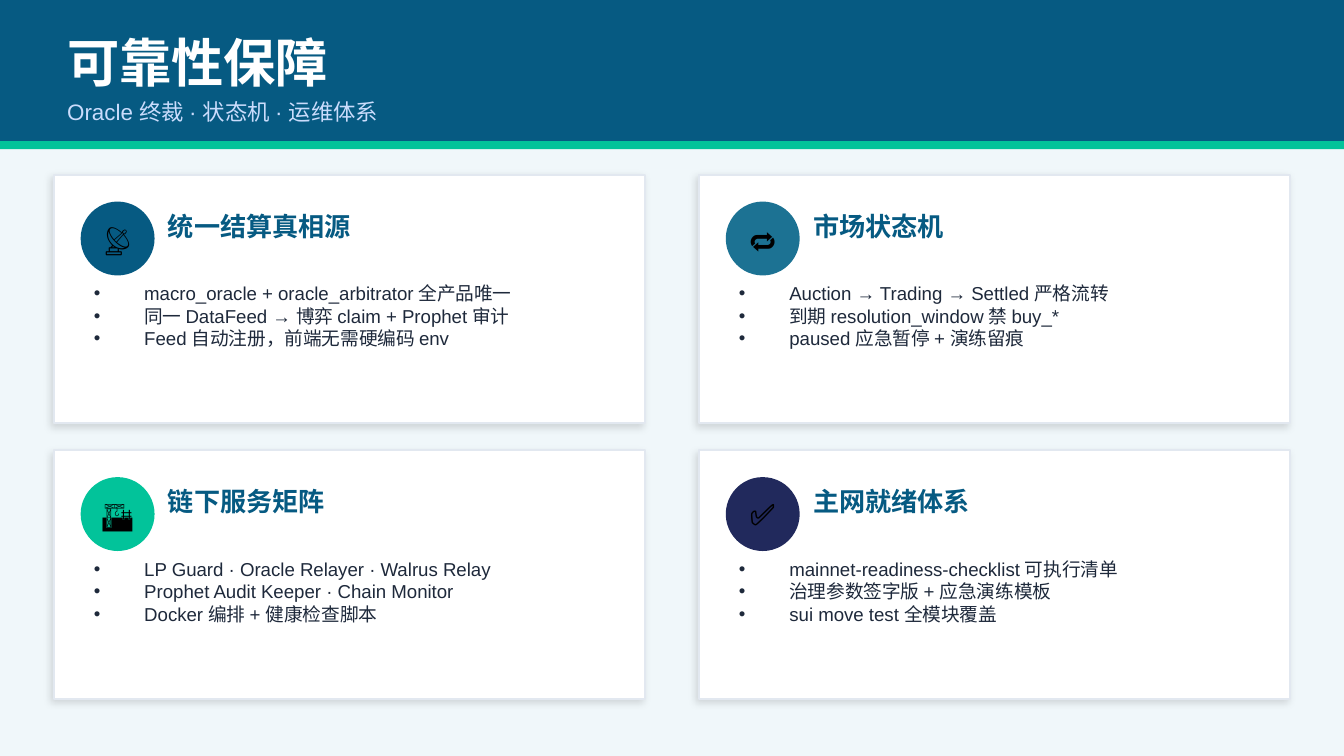
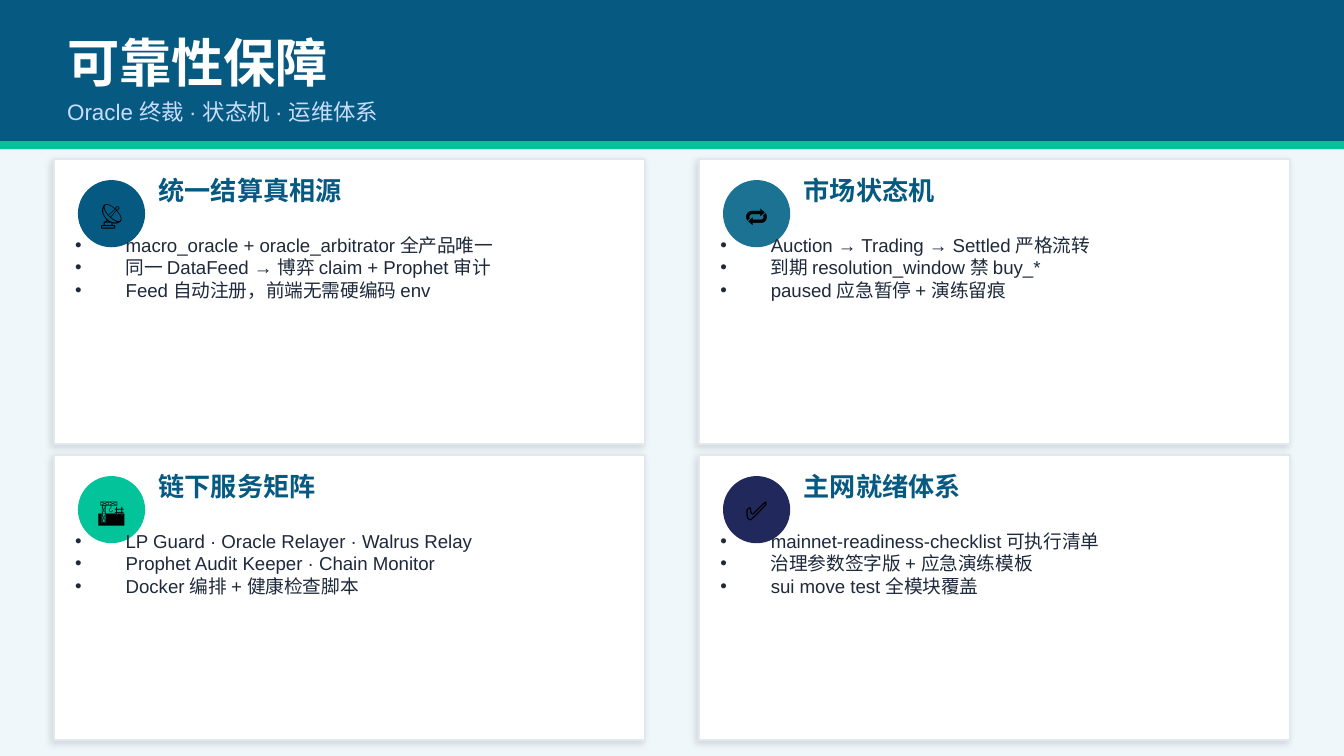
Before and after one commit to bamaao/x-market, a slide deck: slide 9 of docs/presentations/X-Market-Sui-Overview.zh.pptx (slide 10 before the commit). Drawn at 1344x756 pixels with LibreOffice and Linux fonts; fonts in the diff are those of the drawing. Boxes give left, top, right and bottom in pixels: in the first picture for what was removed or moved away, otherwise in the second. Text is boxed around its words. In the diff, an @@ line names an element or a change of style, - is before the commit and + after.

```diff
--- a/docs/presentations/X-Market-Sui-Overview.zh.pptx
+++ b/docs/presentations/X-Market-Sui-Overview.zh.pptx
@@ rectangle: place and size @@
-rectangle at (54, 175, 645, 423)
+rectangle at (54, 159, 645, 444)
@@ text "统一结算真相源": place and size @@
-text "统一结算真相源" at (168, 213, 351, 239)
+text "统一结算真相源" at (159, 177, 342, 203)
@@ rectangle: place and size @@
-rectangle at (699, 175, 1290, 423)
+rectangle at (699, 159, 1290, 444)
@@ vertical alignment middle to top in 4 elements at (159, 473, 316, 499), (804, 473, 961, 499), (159, 177, 342, 203), (804, 177, 935, 203) @@
@@ text "市场状态机": place and size @@
-text "市场状态机" at (813, 213, 944, 239)
+text "市场状态机" at (804, 177, 935, 203)
@@ ellipse: place and size @@
-ellipse at (81, 202, 155, 276)
+ellipse at (78, 180, 145, 247)
@@ text "📡": place and size @@
-text "📡" at (81, 202, 155, 276)
+text "📡" at (78, 180, 145, 247)
@@ size 16 to 14 pt in 4 elements at (78, 476, 145, 543), (723, 476, 790, 543), (78, 180, 145, 247), (723, 180, 790, 247) @@
@@ ellipse: place and size @@
-ellipse at (726, 202, 800, 276)
+ellipse at (723, 180, 790, 247)
@@ text "🔁": place and size @@
-text "🔁" at (726, 202, 800, 276)
+text "🔁" at (723, 180, 790, 247)
@@ text "macro_oracle + oracle_arbitrator 全产品唯一": place and size @@
-text "macro_oracle + oracle_arbitrator 全产品唯一" at (144, 284, 512, 347)
+text "macro_oracle + oracle_arbitrator 全产品唯一" at (126, 236, 493, 299)
@@ text "Auction → Trading → Settled ...": place and size @@
-text "Auction → Trading → Settled ..." at (789, 284, 1108, 349)
+text "Auction → Trading → Settled ..." at (771, 236, 1090, 301)
@@ rectangle: place and size @@
-rectangle at (54, 450, 645, 699)
+rectangle at (54, 454, 645, 739)
@@ ellipse: place and size @@
-ellipse at (81, 477, 155, 551)
+ellipse at (78, 476, 145, 543)
@@ text "链下服务矩阵": place and size @@
-text "链下服务矩阵" at (168, 488, 325, 514)
+text "链下服务矩阵" at (159, 473, 316, 499)
@@ rectangle: place and size @@
-rectangle at (699, 450, 1290, 699)
+rectangle at (699, 454, 1290, 739)
@@ ellipse: place and size @@
-ellipse at (726, 477, 800, 551)
+ellipse at (723, 476, 790, 543)
@@ text "主网就绪体系": place and size @@
-text "主网就绪体系" at (813, 488, 970, 514)
+text "主网就绪体系" at (804, 473, 961, 499)
@@ text "LP Guard · Oracle Relayer ...": place and size @@
-text "LP Guard · Oracle Relayer ..." at (144, 562, 491, 623)
+text "LP Guard · Oracle Relayer ..." at (126, 534, 472, 595)
@@ text "mainnet-readiness-checklist 可执行清单": place and size @@
-text "mainnet-readiness-checklist 可执行清单" at (789, 560, 1118, 623)
+text "mainnet-readiness-checklist 可执行清单" at (771, 532, 1099, 595)
```
Also in this commit, not shown: 7 other slides changed, 2 slides removed, 2 other files.
